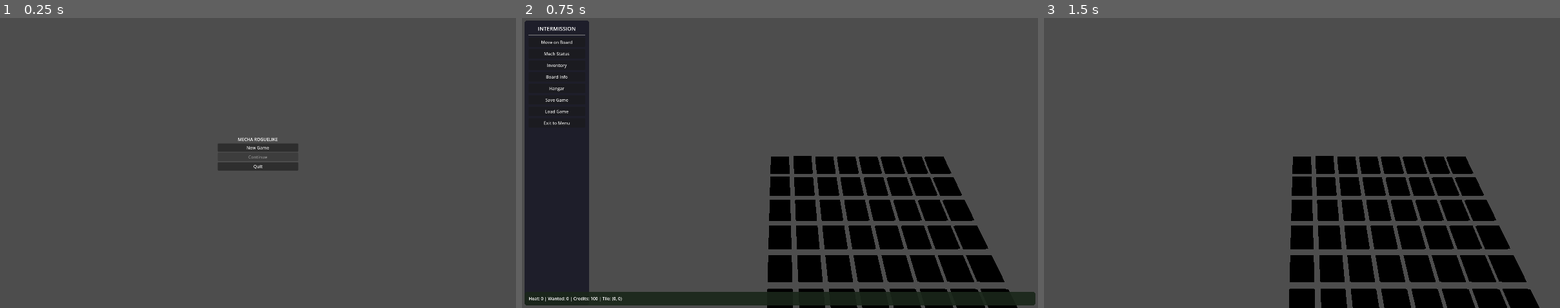
Above: before the commit, frames 1-3 (left to right).
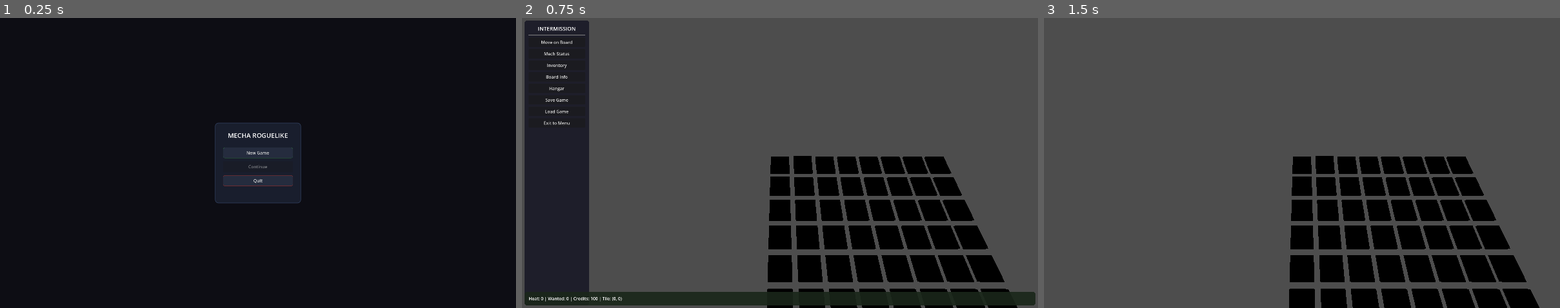
Above: after the commit, the same moments.

Repository: iHaveNoKnowledge/Godot_Project_rogue_mech
Game: Godot game, scene res://scenes/main_menu/main_menu.tscn
Same seed, same stepped clock (60 frames per second), same inputs: the game is played once before the commit and once after it. Sound files missing from this copy of the repository are replaced by a short silence.
Inputs:
- Up to frame 1 (0.25 s): no input
- Up to frame 2 (0.75 s): click "New Game" at 0.5 s
- Up to frame 3 (1.5 s): click "Move on Board" at 1.25 s

The runs differ from the first frame. In frame 1, 99% of the frame differs, in the area x 0-100%, y 0-100%; in frame 2, nothing differs; in frame 3, nothing differs.

Commit message:
fix: main menu quit button - rewrite with proper mouse filter and styled buttons

Diff:
--- a/scripts/ui/main_menu_controller.gd
+++ b/scripts/ui/main_menu_controller.gd
@@ -1,8 +1,4 @@
 extends Control
-
-var new_game_button: Button
-var continue_button: Button
-var quit_button: Button
 
 
 func _ready() -> void:
@@ -11,37 +7,108 @@
 
 
 func _create_ui() -> void:
+	# Root fills screen but lets children handle mouse
+	mouse_filter = Control.MOUSE_FILTER_IGNORE
+
+	var bg = ColorRect.new()
+	bg.set_anchors_preset(Control.PRESET_FULL_RECT)
+	bg.color = Color(0.05, 0.05, 0.08, 1.0)
+	bg.mouse_filter = Control.MOUSE_FILTER_IGNORE
+	add_child(bg)
+
 	var center = CenterContainer.new()
 	center.set_anchors_preset(Control.PRESET_FULL_RECT)
+	center.mouse_filter = Control.MOUSE_FILTER_IGNORE
 	add_child(center)
 
+	var panel = PanelContainer.new()
+	panel.custom_minimum_size = Vector2(320, 300)
+	center.add_child(panel)
+
+	var style = StyleBoxFlat.new()
+	style.bg_color = Color(0.1, 0.12, 0.18, 0.95)
+	style.corner_radius_top_left = 12
+	style.corner_radius_top_right = 12
+	style.corner_radius_bottom_left = 12
+	style.corner_radius_bottom_right = 12
+	style.content_margin_left = 30
+	style.content_margin_right = 30
+	style.content_margin_top = 30
+	style.content_margin_bottom = 30
+	style.border_width_left = 2
+	style.border_width_right = 2
+	style.border_width_top = 2
+	style.border_width_bottom = 2
+	style.border_color = Color(0.3, 0.4, 0.6, 0.5)
+	panel.add_theme_stylebox_override("panel", style)
+
 	var vbox = VBoxContainer.new()
-	vbox.custom_minimum_size = Vector2(300, 200)
-	center.add_child(vbox)
+	vbox.add_theme_constant_override("separation", 12)
+	panel.add_child(vbox)
 
-	var title_label = Label.new()
-	title_label.text = "MECHA ROGUELIKE"
-	title_label.horizontal_alignment = HORIZONTAL_ALIGNMENT_CENTER
-	vbox.add_child(title_label)
+	var title = Label.new()
+	title.text = "MECHA ROGUELIKE"
+	title.horizontal_alignment = HORIZONTAL_ALIGNMENT_CENTER
+	title.add_theme_font_size_override("font_size", 24)
+	vbox.add_child(title)
 
-	new_game_button = Button.new()
-	new_game_button.text = "New Game"
-	new_game_button.pressed.connect(_on_new_game)
-	new_game_button.add_to_group("ui_button")
-	vbox.add_child(new_game_button)
+	var sep = HSeparator.new()
+	vbox.add_child(sep)
 
-	continue_button = Button.new()
-	continue_button.text = "Continue"
-	continue_button.pressed.connect(_on_continue)
-	continue_button.disabled = not FileAccess.file_exists(GlobalData.SAVE_PATH)
-	continue_button.add_to_group("ui_button")
-	vbox.add_child(continue_button)
+	# New Game
+	var new_game_btn = _make_button("New Game", Color(0.3, 0.7, 0.4))
+	new_game_btn.pressed.connect(_on_new_game)
+	vbox.add_child(new_game_btn)
 
-	quit_button = Button.new()
-	quit_button.text = "Quit"
-	quit_button.pressed.connect(_on_quit)
-	quit_button.add_to_group("ui_button")
-	vbox.add_child(quit_button)
+	# Continue
+	var continue_btn = _make_button("Continue", Color(0.3, 0.6, 1.0))
+	continue_btn.pressed.connect(_on_continue)
+	continue_btn.disabled = not FileAccess.file_exists(GlobalData.SAVE_PATH)
+	vbox.add_child(continue_btn)
+
+	# Quit
+	var quit_btn = _make_button("Quit", Color(0.9, 0.3, 0.3))
+	quit_btn.pressed.connect(_on_quit)
+	vbox.add_child(quit_btn)
+
+
+func _make_button(text: String, accent: Color) -> Button:
+	var btn = Button.new()
+	btn.text = text
+	btn.custom_minimum_size = Vector2(260, 40)
+	btn.mouse_filter = Control.MOUSE_FILTER_STOP
+
+	var normal = StyleBoxFlat.new()
+	normal.bg_color = Color(0.15, 0.18, 0.25, 0.9)
+	normal.corner_radius_top_left = 6
+	normal.corner_radius_top_right = 6
+	normal.corner_radius_bottom_left = 6
+	normal.corner_radius_bottom_right = 6
+	normal.border_width_left = 1
+	normal.border_width_right = 1
+	normal.border_width_top = 1
+	normal.border_width_bottom = 1
+	normal.border_color = accent.darkened(0.4)
+	btn.add_theme_stylebox_override("normal", normal)
+
+	var hover = StyleBoxFlat.new()
+	hover.bg_color = accent.darkened(0.6)
+	hover.corner_radius_top_left = 6
+	hover.corner_radius_top_right = 6
+	hover.corner_radius_bottom_left = 6
+	hover.corner_radius_bottom_right = 6
+	hover.border_width_left = 2
+	hover.border_width_right = 2
+	hover.border_width_top = 2
+	hover.border_width_bottom = 2
+	hover.border_color = accent
+	btn.add_theme_stylebox_override("hover", hover)
+
+	btn.add_theme_font_size_override("font_size", 16)
+	btn.add_theme_color_override("font_color", Color(0.85, 0.85, 0.85))
+	btn.add_theme_color_override("font_hover_color", Color.WHITE)
+
+	return btn
 
 
 func _on_new_game() -> void:
